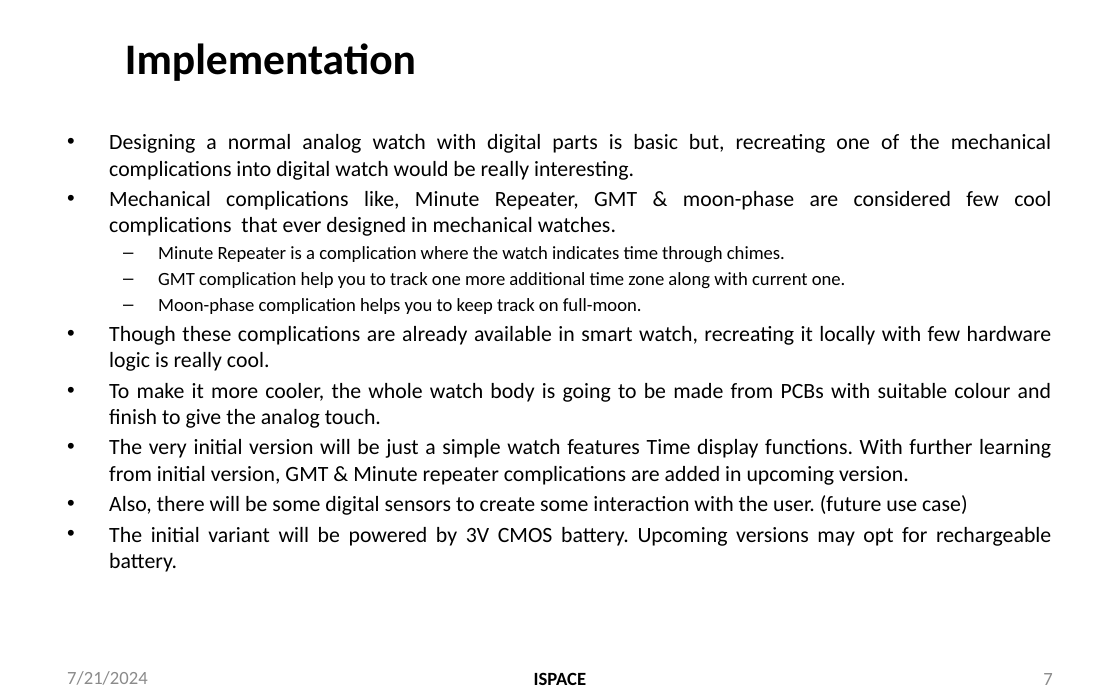
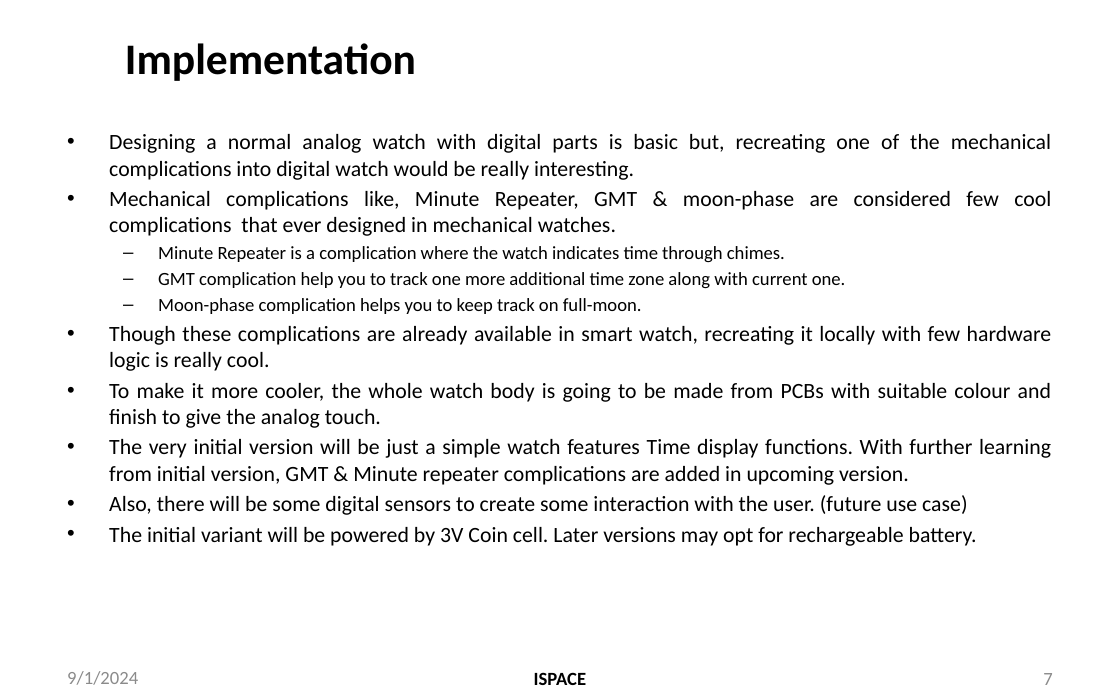
Before and after one commit to 0101shift/Project_OAK, a slide deck: slide 7 of Design/HLD_Design/Project_OAK_Draft.pptx. Drawn at 1120x700 pixels with LibreOffice and Linux fonts; fonts in the diff are those of the drawing; background and template pictures are left out. Boxes give left, top, right and bottom in pixels: in the first picture for what was removed or moved away, otherwise in the second. Text is boxed around its words. In the diff, an @@ line names an element or a change of style, - is before the commit and + after.

```diff
--- a/Design/HLD_Design/Project_OAK_Draft.pptx
+++ b/Design/HLD_Design/Project_OAK_Draft.pptx
@@ text at <box>109,527,977,546</box>: text changed @@
-• The initial variant will be powered by 3V CMOS battery. Upcoming versions may opt for rechargeable battery.
+• The initial variant will be powered by 3V Coin cell. Later versions may opt for rechargeable battery.
@@ text at <box>67,671,138,685</box>: text changed @@
-7/21/2024
+9/1/2024
```
Also in this commit, not shown: 20 other slides changed.
